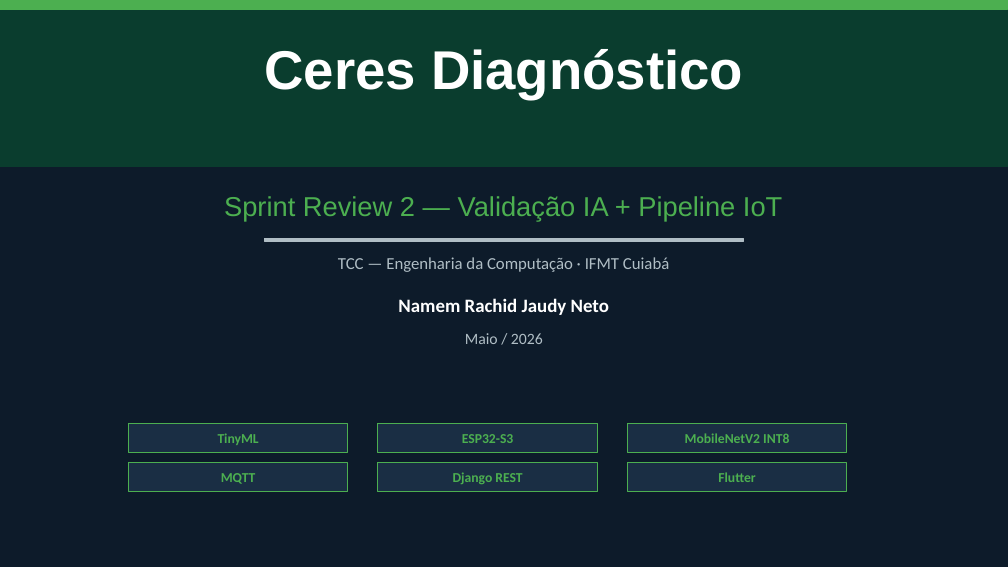
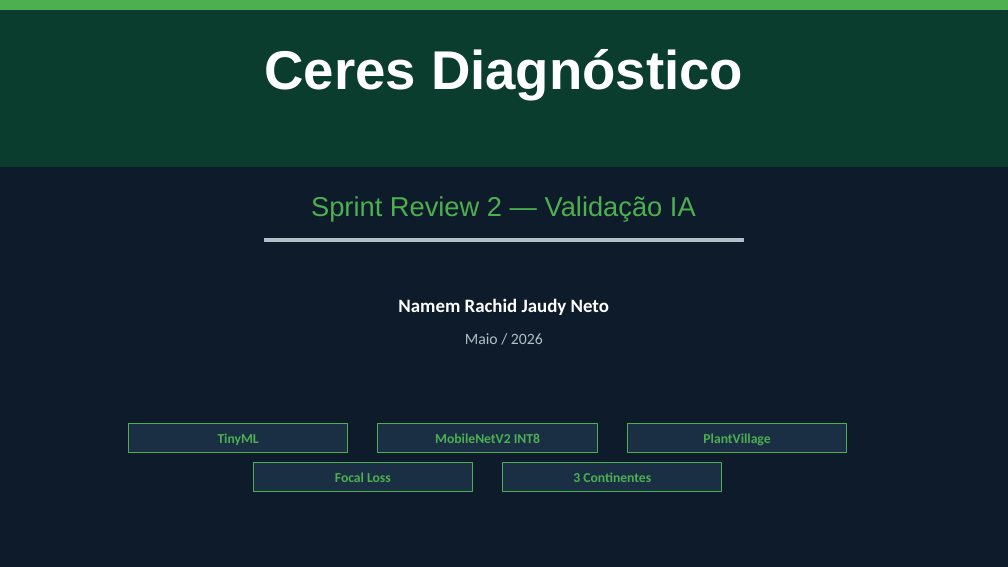
Before and after one commit to Namem/extensao2, a slide deck: slide 1 of docs/apresentacoes/SprintReview_2_CeresDiagnostico.pptx. Drawn at 1008x567 pixels with LibreOffice and Linux fonts; fonts in the diff are those of the drawing. Boxes give left, top, right and bottom in pixels: in the first picture for what was removed or moved away, otherwise in the second. Text is boxed around its words. In the diff, an @@ line names an element or a change of style, - is before the commit and + after.

```diff
--- a/docs/apresentacoes/SprintReview_2_CeresDiagnostico.pptx
+++ b/docs/apresentacoes/SprintReview_2_CeresDiagnostico.pptx
@@ text at (311, 196, 696, 221): text changed @@
-Sprint Review 2 — Validação IA + Pipeline IoT
+Sprint Review 2 — Validação IA
@@ text removed at (338, 257, 669, 272) @@
-TCC — Engenharia da Computação · IFMT Cuiabá
@@ text at (435, 433, 540, 443): text changed @@
-ESP32-S3
+MobileNetV2 INT8
@@ text at (703, 433, 770, 445): text changed @@
-MobileNetV2 INT8
+PlantVillage
@@ rectangle: place and size @@
-rectangle at (129, 463, 348, 492)
+rectangle at (253, 463, 473, 492)
@@ text at (335, 472, 391, 482): text changed @@
-MQTT
+Focal Loss
@@ proportions changed in 4 elements at (378, 423, 597, 452), (628, 423, 847, 452), (253, 463, 473, 492), (503, 463, 722, 492) @@
@@ rectangle: place and size @@
-rectangle at (378, 463, 597, 492)
+rectangle at (503, 463, 722, 492)
@@ text at (573, 472, 651, 482): text changed @@
-Django REST
+3 Continentes
@@ rectangle removed at (628, 463, 847, 492) @@
@@ text removed at (718, 472, 755, 482) @@
-Flutter
```
Also in this commit, not shown: 5 other slides changed, 4 slides added, 7 slides removed, 12 other files.
